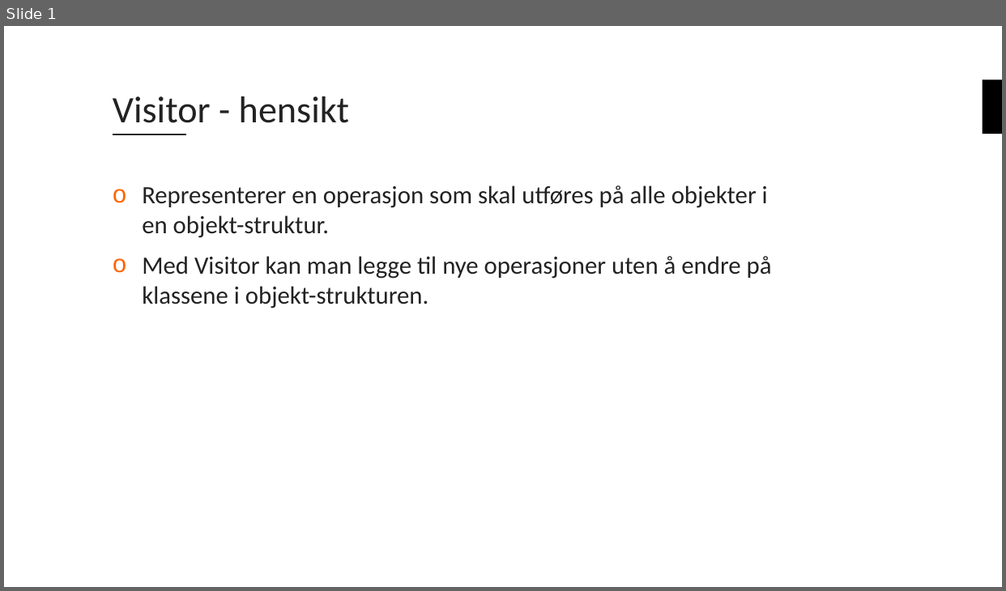
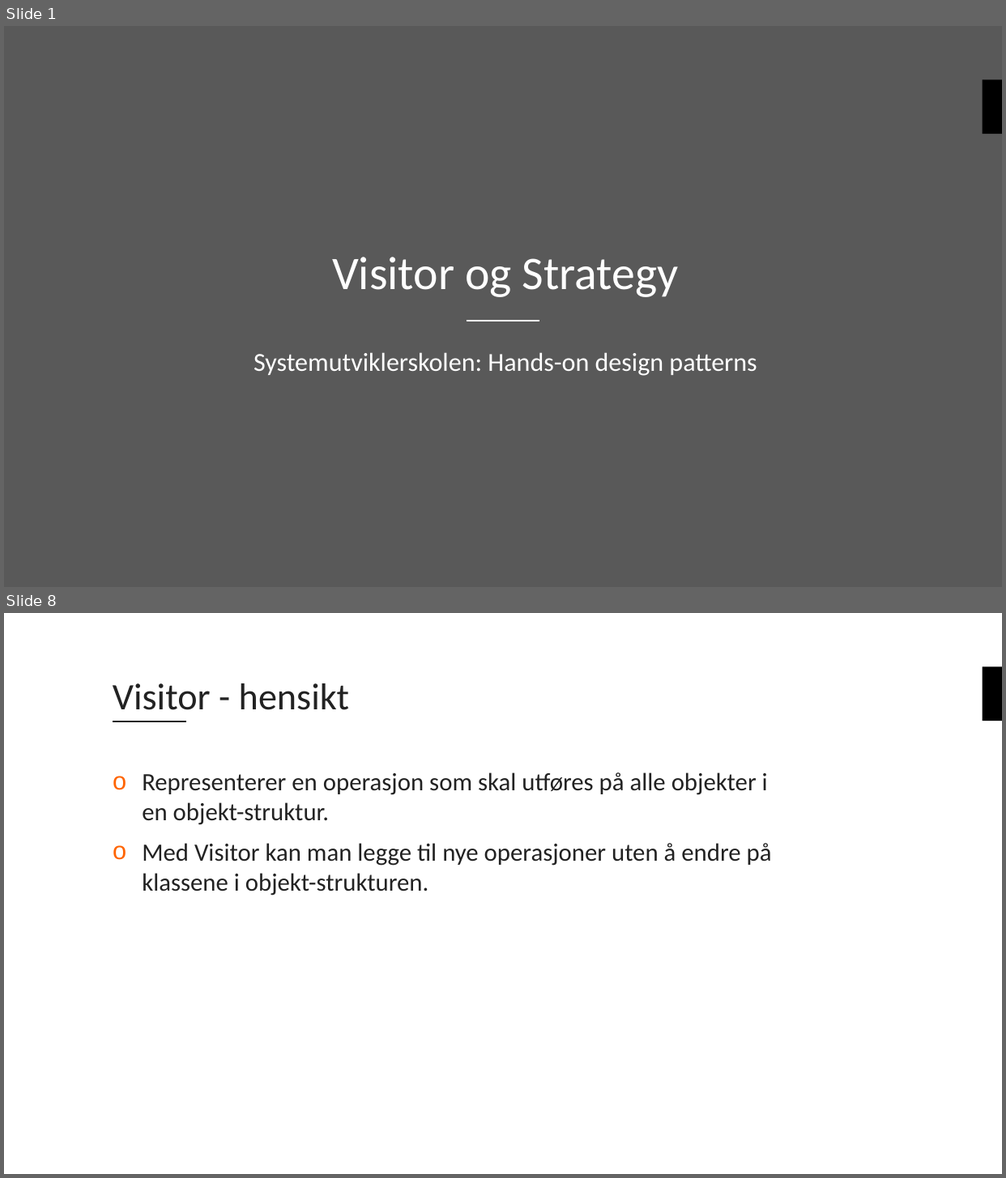
Before and after one commit to bouvet/VisitorAndStrategyPattern, a slide deck: Presentasjon.pptx. Shown one above the other, each under a label of ours: slide 1 before the commit, slides 1 and 8 after it; the slides between them are not shown. The pictures are 1006x591 and 1006x1178 pixels, drawn with LibreOffice and Linux fonts; fonts in the diff are those of the drawing; background and template pictures are left out. Boxes give left, top, right and bottom in pixels: in the first picture for what was removed or moved away, otherwise in the second. Text is boxed around its words. In the diff, an @@ line names an element or a change of style, - is before the commit and + after.

```diff
--- a/Presentasjon.pptx
+++ b/Presentasjon.pptx
@@ slide 1 added at (x1=4, y1=26, x2=1002, y2=587), background #000000 at 65% opacity; not listed: 1 template element that a slide beside it also shows @@
@@ title added at (x1=332, y1=257, x2=679, y2=297), 45 pt, text #FFFFFF @@
+Visitor og Strategy
@@ line added from (466, 321) to (540, 321), #FFFFFF 2 pt @@
@@ subtitle added at (x1=253, y1=352, x2=756, y2=376), 25 pt, text #FFFFFF @@
+Systemutviklerskolen: Hands-on design patterns
@@ what was slide 1 is now slide 8 @@
```
Also in this commit, not shown: 9 other slides added.
